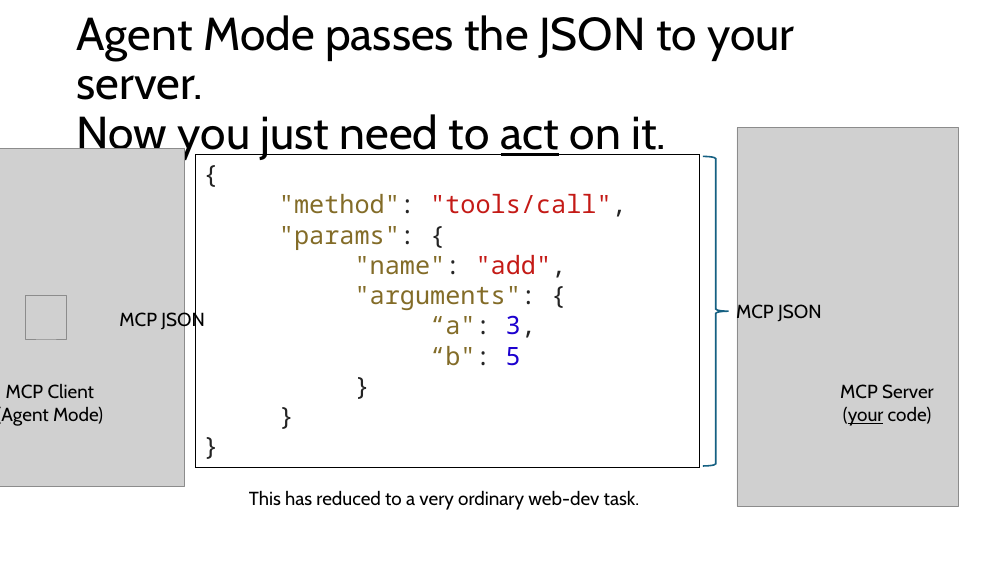
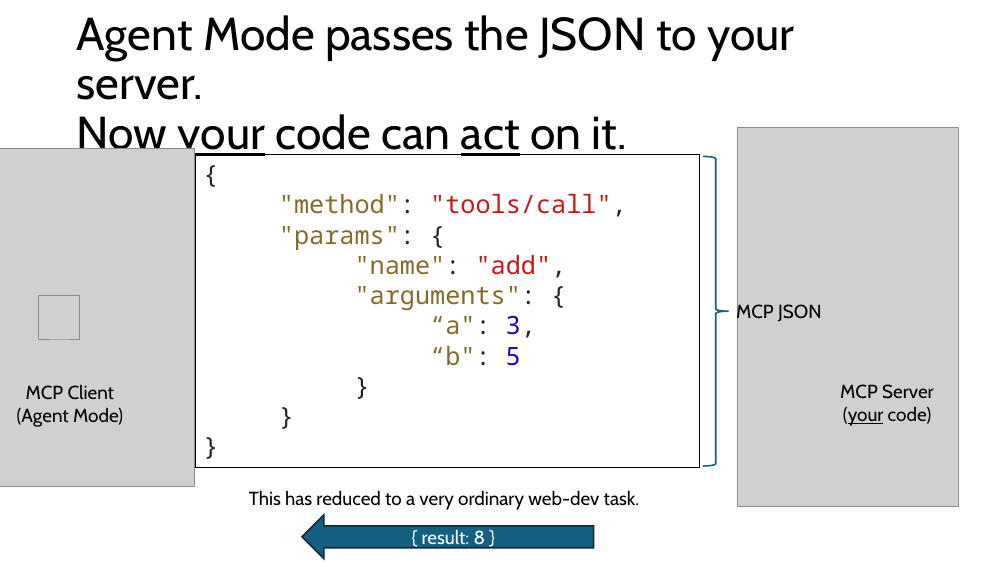
Before and after one commit to RHIT-CSSE/csse290-ai, a slide deck: slide 10 of ClassMaterials/Week9/MCP Servers.pptx (slide 9 before the commit). Drawn at 1008x567 pixels with LibreOffice and Linux fonts; fonts in the diff are those of the drawing; grey boxes stand for pictures. Boxes give left, top, right and bottom in pixels: in the first picture for what was removed or moved away, otherwise in the second. Text is boxed around its words. In the diff, an @@ line names an element or a change of style, - is before the commit and + after.

```diff
--- a/ClassMaterials/Week9/MCP Servers.pptx
+++ b/ClassMaterials/Week9/MCP Servers.pptx
@@ title at box(77, 15, 794, 160): text changed @@
-Agent Mode passes the JSON to your server.
-Now you just need to act on it.
+Agent Mode passes the JSON to your server.
+Now your code can act on it.
@@ picture: place and size @@
-picture at box(0, 148, 184, 486)
+picture at box(0, 148, 194, 486)
@@ picture: place and size @@
-picture at box(26, 295, 67, 339)
+picture at box(39, 295, 79, 339)
@@ text removed at box(119, 311, 205, 332) @@
-MCP JSON
@@ text "MCP Client": place and size @@
-text "MCP Client" at box(0, 384, 103, 426)
+text "MCP Client" at box(17, 385, 123, 427)
@@ right arrow added at box(302, 515, 594, 559), fill #156082, outline #092A39 1.5 pt, 18 pt, text #FFFFFF @@
+{ result: 8 }
```
Also in this commit, not shown: 7 other slides changed, 1 slide added.
